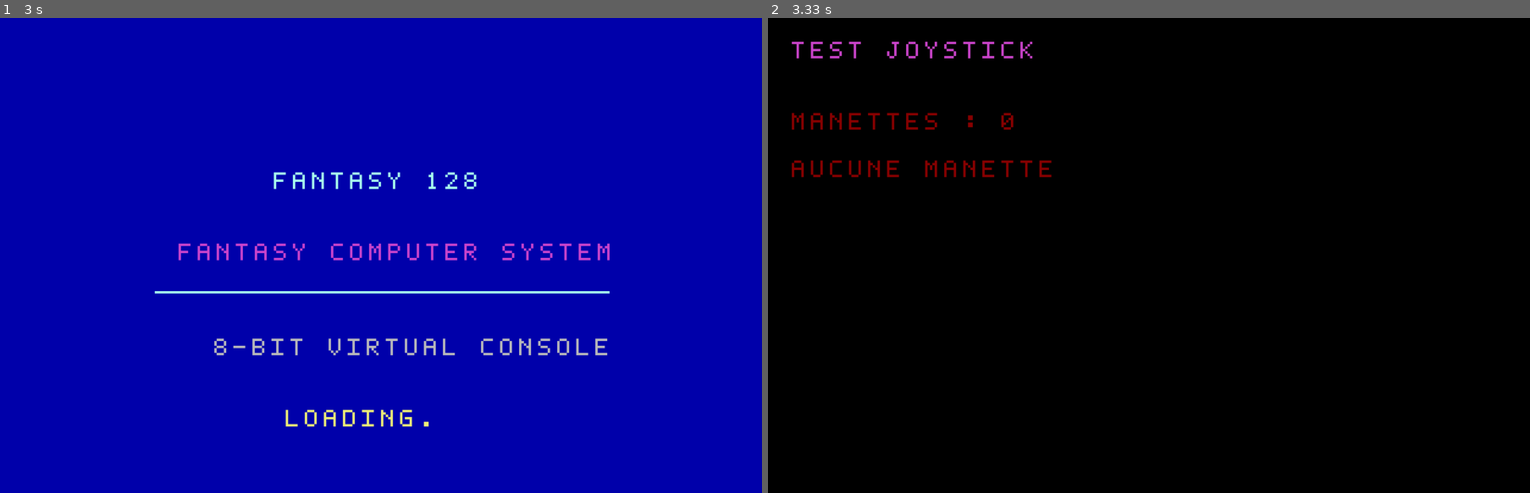
Above: before the commit, frames 1-2 (left to right).
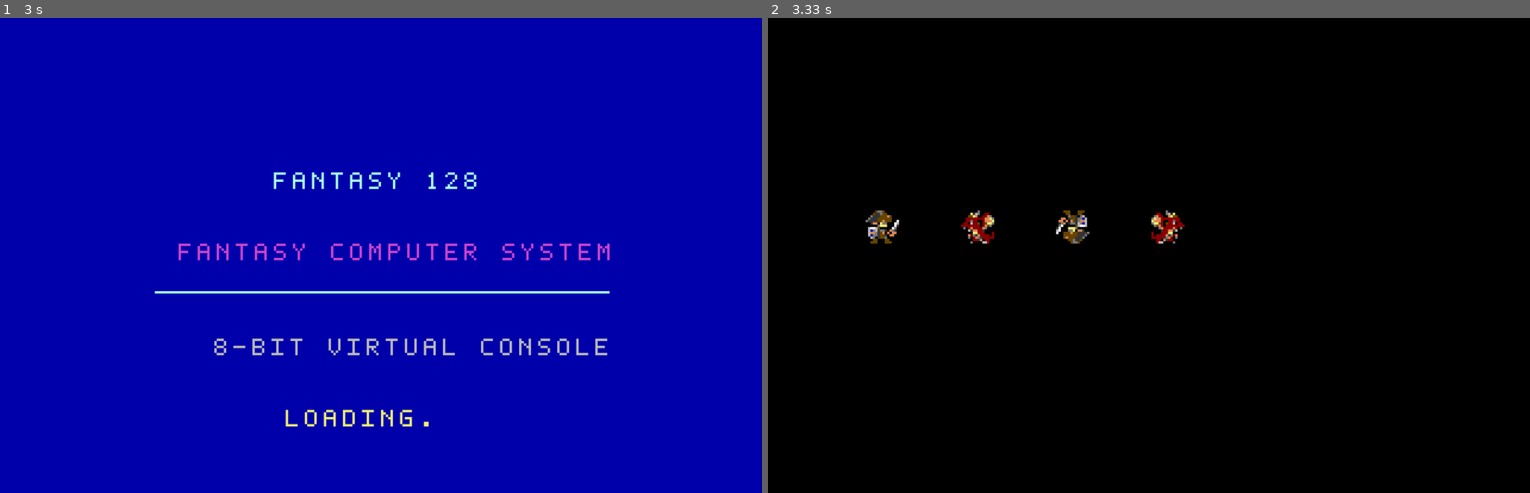
Above: after the commit, the same moments.

Repository: Christever/FantasyComputer128
Game: LÖVE game, started from main.lua
The game is run twice, just before and just after one commit, with the same random seed, the same clock (stepped at 60 frames per second) and the same inputs.
Inputs:
- Up to frame 1 (3 s): no input
- Up to frame 2 (3.33 s): no input

Frame 1 is identical in both runs. In frame 2, 1.8% of the frame differs, in the area x 3-55%, y 4-48%.

Commit message:
Add SpriteSheet class for managing sprite sheets and loading PNG images
- Implemented SpriteSheet class with methods to load PNG images and split them into individual sprites.
- Added error handling for image loading and sprite dimensions.
- Integrated color palette management for sprite pixel data.
- Created a new PNG image asset for use with the SpriteSheet.

Diff:
--- a/api/Graphics.lua
+++ b/api/Graphics.lua
@@ -1,11 +1,66 @@
+local Sprite      = require("system.video.Sprite")
+local Palette     = require("system.video.Palette")
+local SpriteSheet = require("system.video.SpriteSheet")
+
 ---@class Graphics
-local Graphics = {}
+local Graphics    = {}
 
-local Palette = require("system.video.Palette")
 
 function Graphics.init(video)
     Graphics.video = video
 end
+
+----------------------  SPRITES --------------------------------
+
+--- Crée un nouveau sprite.
+---@param width number Largeur du sprite.
+---@param height number Hauteur du sprite.
+---@param colorIndex number|nil Couleur initiale.
+---@return Sprite
+function Graphics.sprite(width, height, colorIndex)
+    return Sprite.new(width, height, colorIndex)
+end
+
+--- Affiche un sprite à l'écran.
+---@param sprite Sprite|SpriteSheet Sprite ou feuille de sprites.
+---@param x number Position horizontale.
+---@param y number Position verticale.
+---@param flipX boolean|nil Retourne horizontalement.
+---@param flipY boolean|nil Retourne verticalement.
+---@param index integer|nil Index du sprite dans la spritesheet.
+function Graphics.spr(sprite, x, y, flipX, flipY, index)
+    local selectedSprite
+
+    if index ~= nil then
+        ---@cast sprite SpriteSheet
+        selectedSprite = sprite:getSprite(index)
+    else
+        ---@cast sprite Sprite
+        selectedSprite = sprite
+    end
+
+    if not selectedSprite then
+        return
+    end
+
+    Graphics.video:drawSprite(selectedSprite, x, y, flipX, flipY)
+end
+
+--- Charge et découpe une feuille de sprites.
+---@param path string Chemin de l'image.
+---@param spriteWidth number Largeur d'un sprite.
+---@param spriteHeight number Hauteur d'un sprite.
+---@return SpriteSheet
+function Graphics.spritesheet(path, spriteWidth, spriteHeight)
+    local sheet = SpriteSheet.new()
+
+    sheet:load(path)
+    sheet:split(spriteWidth, spriteHeight)
+
+    return sheet
+end
+
+---------------------  DIVERS ------------------------------
 
 function Graphics.palette(index, r, g, b)
     Palette.setColor(index, r, g, b)
@@ -19,6 +74,8 @@
     color = color or 0
     Graphics.video:setColor(color)
 end
+
+-----------------------  FORMES BASIQUES  ----------------------
 
 function Graphics.pixel(x, y, color)
     local currentColor = Graphics.video:getColor()
--- a/api/fan128.lua
+++ b/api/fan128.lua
@@ -14,6 +14,8 @@
 ---Definit la couleur
 ---@param color integer
 function color(color) end
+
+-----------------------  FORMES BASE --------------------------------
 
 --- Dessine un pixel.
 ---@param x number Position horizontale.
@@ -112,6 +114,29 @@
 ---@param color? integer Index de couleur (0-255). Utilise la couleur actuelle si absent.
 function polygone_fill(points, color) end
 
+---------------------- SPRITES --------------------------------
+
+---@param width number Largeur du sprite.
+---@param height number Hauteur du sprite.
+---@param colorIndex number|nil Couleur initiale.
+---@return Sprite
+function sprite(width, height, colorIndex) end
+
+--- Affiche un sprite ou un sprite provenant d'une spritesheet.
+---@param sprite Sprite|SpriteSheet Sprite ou feuille de sprites.
+---@param x number Position horizontale.
+---@param y number Position verticale.
+---@param flipX boolean|nil Retourne horizontalement.
+---@param flipY boolean|nil Retourne verticalement.
+---@param index integer|nil Index du sprite dans la spritesheet.
+function spr(sprite, x, y, flipX, flipY, index) end
+
+---@param path string Chemin de l'image.
+---@param spriteWidth number Largeur d'un sprite.
+---@param spriteHeight number Hauteur d'un sprite.
+---@return SpriteSheet
+function spritesheet(path, spriteWidth, spriteHeight) end
+
 ---------------------- INPUTS ---------------------------------
 ---@alias Button
 ---| "LEFT"
--- a/cartridges/main.lua
+++ b/cartridges/main.lua
@@ -1,22 +1,22 @@
+local sheet
+local knight
+local dragon
+local x
+
 function BOOT()
+    sheet = spritesheet("assets/sprites/test.png", 16, 16)
+
+    knight = sheet:getSprite(1)
+    dragon = sheet:getSprite(2)
+
+    x=80
 end
 
 function FAN128()
     cls(0)
+    spr(knight, 40, 80)
+    spr(dragon, 80, 80)
 
-    print("TEST JOYSTICK", 10, 10, 4)
-
-    local count = joystickCount()
-
-    print("MANETTES : " .. count, 10, 40, 2)
-
-    for i = 1, count do
-        if joystickConnected(i) then
-            print("MANETTE " .. i .. " : OK", 10, 60 + (i - 1) * 15, 3)
-        end
-    end
-
-    if count == 0 then
-        print("AUCUNE MANETTE", 10, 60, 2)
-    end
+    spr(sheet, 120, 80, true, true, 1)
+    spr(sheet, 160, 80, true, false, 2)
 end
--- a/system/Program.lua
+++ b/system/Program.lua
@@ -45,6 +45,11 @@
         triangle_fill     = Graphics.triangle_fill,
         polygone          = Graphics.polygone,
         polygone_fill     = Graphics.polygone_fill,
+
+        -- SPRITES
+        sprite            = Graphics.sprite,
+        spr               = Graphics.spr,
+        spritesheet       = Graphics.spritesheet,
 
         -- Input
         btn               = InputAPI.btn,
--- a/system/video/Palette.lua
+++ b/system/video/Palette.lua
@@ -76,6 +76,31 @@
     return Palette.colors[index]
 end
 
+--- Recherche la couleur la plus proche dans la palette.
+---@param r number
+---@param g number
+---@param b number
+---@return integer
+function Palette.findClosestColor(r, g, b)
+    local bestIndex = 0
+    local bestDistance = math.huge
+
+    for index, color in pairs(Palette.colors) do
+        local dr = r - color.r
+        local dg = g - color.g
+        local db = b - color.b
+
+        local distance = dr * dr + dg * dg + db * db
+
+        if distance < bestDistance then
+            bestDistance = distance
+            bestIndex = index
+        end
+    end
+
+    return bestIndex
+end
+
 -- Initialisation automatique
 Palette.init()
 
--- /dev/null
+++ b/system/video/SpriteSheet.lua
@@ -0,0 +1,96 @@
+local Logger = require("system.Logger")
+local Sprite = require("system.video.Sprite")
+local Palette = require("system.video.Palette")
+
+---@class SpriteSheet
+local SpriteSheet = {}
+
+function SpriteSheet.new()
+    local self = setmetatable({}, { __index = SpriteSheet })
+
+    self.sprites = {}
+    self.columns = 0
+    self.rows = 0
+    self.spriteWidth = 0
+    self.spriteHeight = 0
+
+    return self
+end
+
+--- Charge une image PNG.
+---@param path string Chemin de l'image.
+function SpriteSheet:load(path)
+    local imageData, errorMessage = love.image.newImageData(path)
+
+    Logger.assert(imageData ~= nil, "Impossible de charger l'image : " .. tostring(errorMessage))
+
+    self.imageData = imageData
+    self.width = imageData:getWidth()
+    self.height = imageData:getHeight()
+end
+
+--- Découpe l'image en sprites.
+---@param spriteWidth number Largeur d'un sprite.
+---@param spriteHeight number Hauteur d'un sprite.
+function SpriteSheet:split(spriteWidth, spriteHeight)
+    Logger.assert(spriteWidth > 0, "Largeur de sprite invalide")
+    Logger.assert(spriteHeight > 0, "Hauteur de sprite invalide")
+
+    Logger.assert(
+        self.width % spriteWidth == 0,
+        "La largeur de l'image doit être divisible par celle du sprite"
+    )
+
+    Logger.assert(
+        self.height % spriteHeight == 0,
+        "La hauteur de l'image doit être divisible par celle du sprite"
+    )
+
+    self.spriteWidth = spriteWidth
+    self.spriteHeight = spriteHeight
+
+    self.columns = self.width / spriteWidth
+    self.rows = self.height / spriteHeight
+
+    self.sprites = {}
+
+    for row = 0, self.rows - 1 do
+        for column = 0, self.columns - 1 do
+            local sprite = Sprite.new(spriteWidth, spriteHeight)
+
+            for y = 1, spriteHeight do
+                for x = 1, spriteWidth do
+                    local imageX = column * spriteWidth + x - 1
+                    local imageY = row * spriteHeight + y - 1
+
+                    local r, g, b, a = self.imageData:getPixel(imageX, imageY)
+
+                    if a < 0.5 then
+                        sprite:setPixel(x, y, -1)
+                    else
+                        local colorIndex = Palette.findClosestColor(
+                            r * 255,
+                            g * 255,
+                            b * 255
+                        )
+
+                        sprite:setPixel(x, y, colorIndex)
+                    end
+                end
+            end
+
+            table.insert(self.sprites, sprite)
+        end
+    end
+end
+
+--- Récupère un sprite par son index.
+---@param index integer Index du sprite (à partir de 1).
+---@return Sprite|nil
+function SpriteSheet:getSprite(index)
+    Logger.assert(index >= 1, "Index de sprite invalide")
+
+    return self.sprites[index]
+end
+
+return SpriteSheet
Binary file added: assets/sprites/enemy-big.png
Binary file added: assets/sprites/originale.png
Binary file added: assets/sprites/test.png
